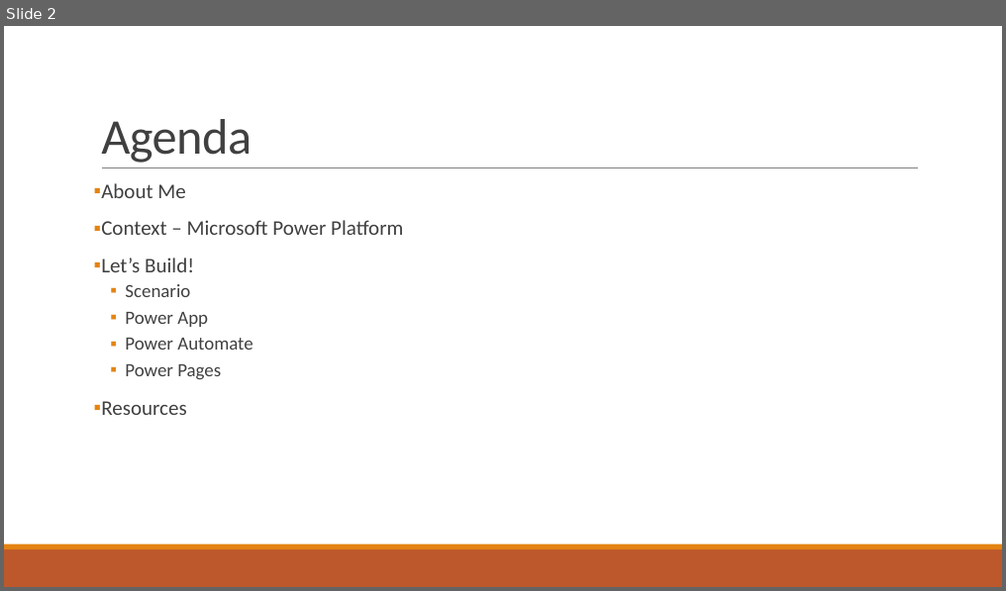
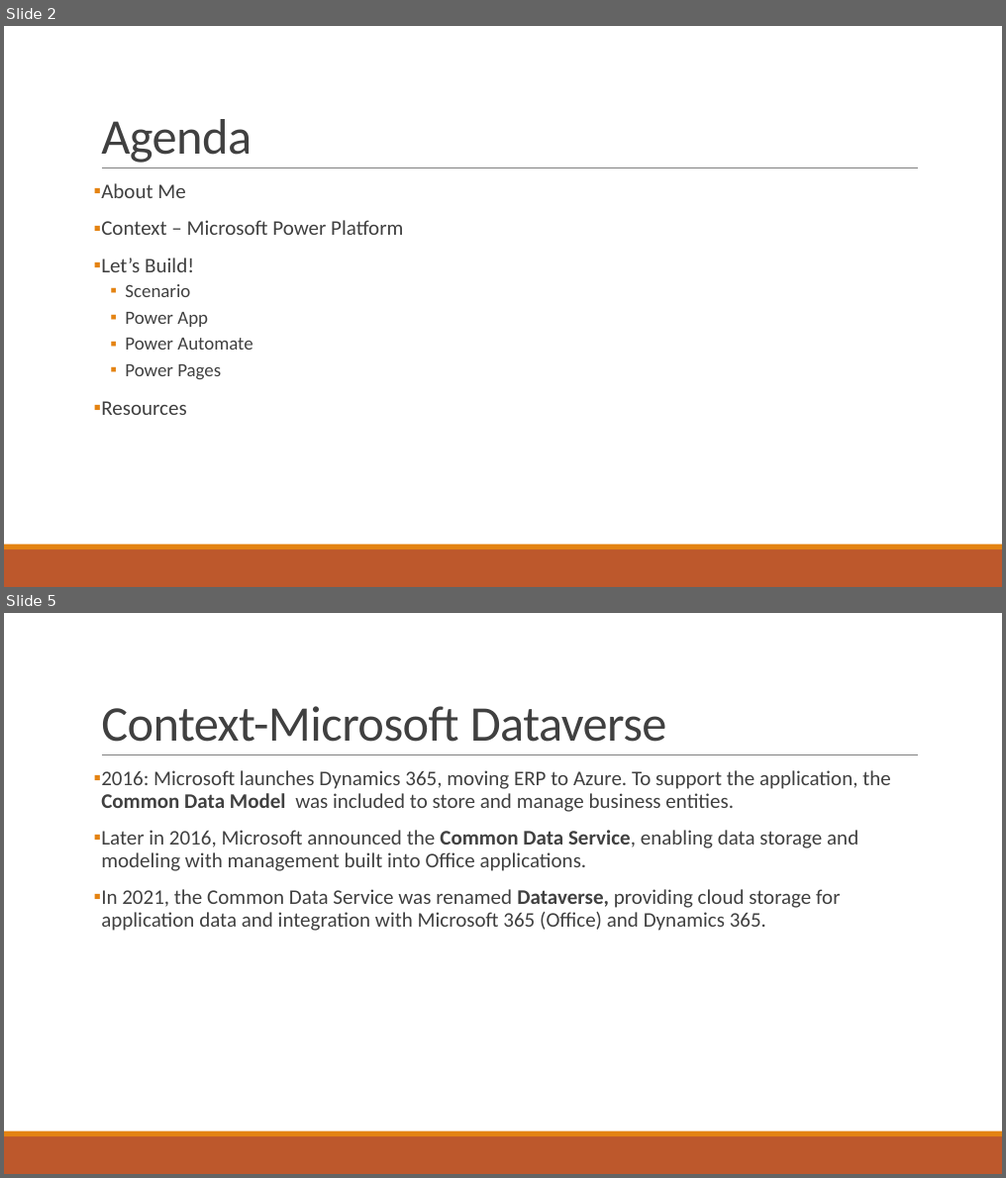
Before and after one commit to eflamm/presentations, a slide deck: Pilot to CoPilot(s).pptx. Shown one above the other, each under a label of ours: slide 2 before the commit, slides 2 and 5 after it; the slides between them are not shown. The pictures are 1006x591 and 1006x1178 pixels, drawn with LibreOffice and Linux fonts; fonts in the diff are those of the drawing. Boxes give left, top, right and bottom in pixels: in the first picture for what was removed or moved away, otherwise in the second. Text is boxed around its words. In the diff, an @@ line names an element or a change of style, - is before the commit and + after.

```diff
--- a/Pilot to CoPilot(s).pptx
+++ b/Pilot to CoPilot(s).pptx
@@ slide 5 added at (4, 613, 1002, 1174), background #FFFFFF; not listed: 3 template elements that a slide beside it also shows @@
@@ title added at (101, 706, 667, 742), 48 pt, text #404040 @@
+Context-Microsoft Dataverse
@@ text added at (101, 770, 891, 931), 20 pt, text #404040 @@
+▪ 2016: Microsoft launches Dynamics 365, moving ERP to Azure. To support the application, the Common Data Model was included to store and manage business entities.
+▪ Later in 2016, Microsoft announced the Common Data Service, enabling data storage and modeling with management built into Office applications.
+▪ In 2021, the Common Data Service was renamed Dataverse, providing cloud storage for application data and integration with Microsoft 365 (Office) and Dynamics 365.
```
Also in this commit, not shown: 11 other slides added, 1 other file.
